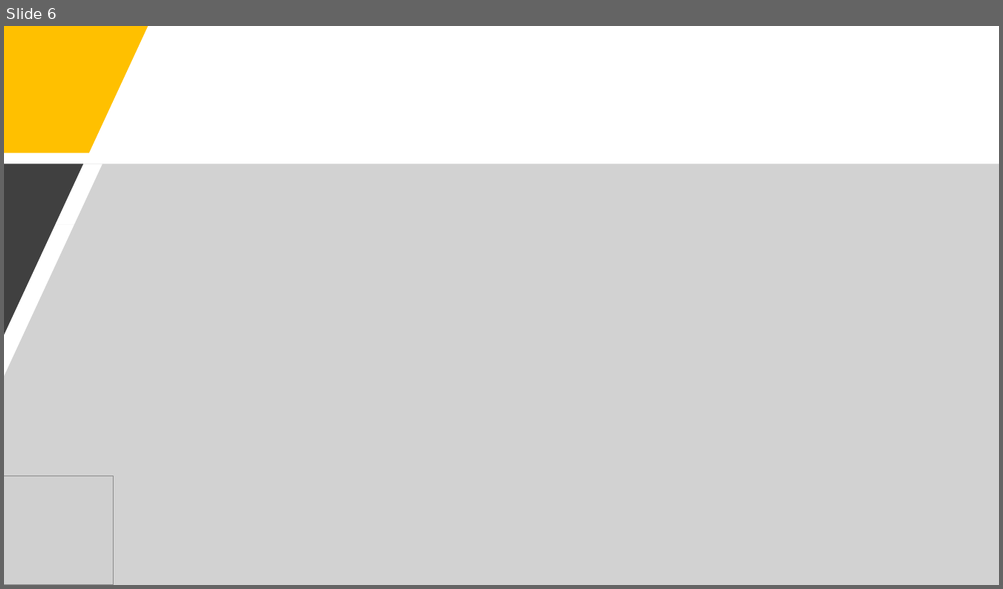
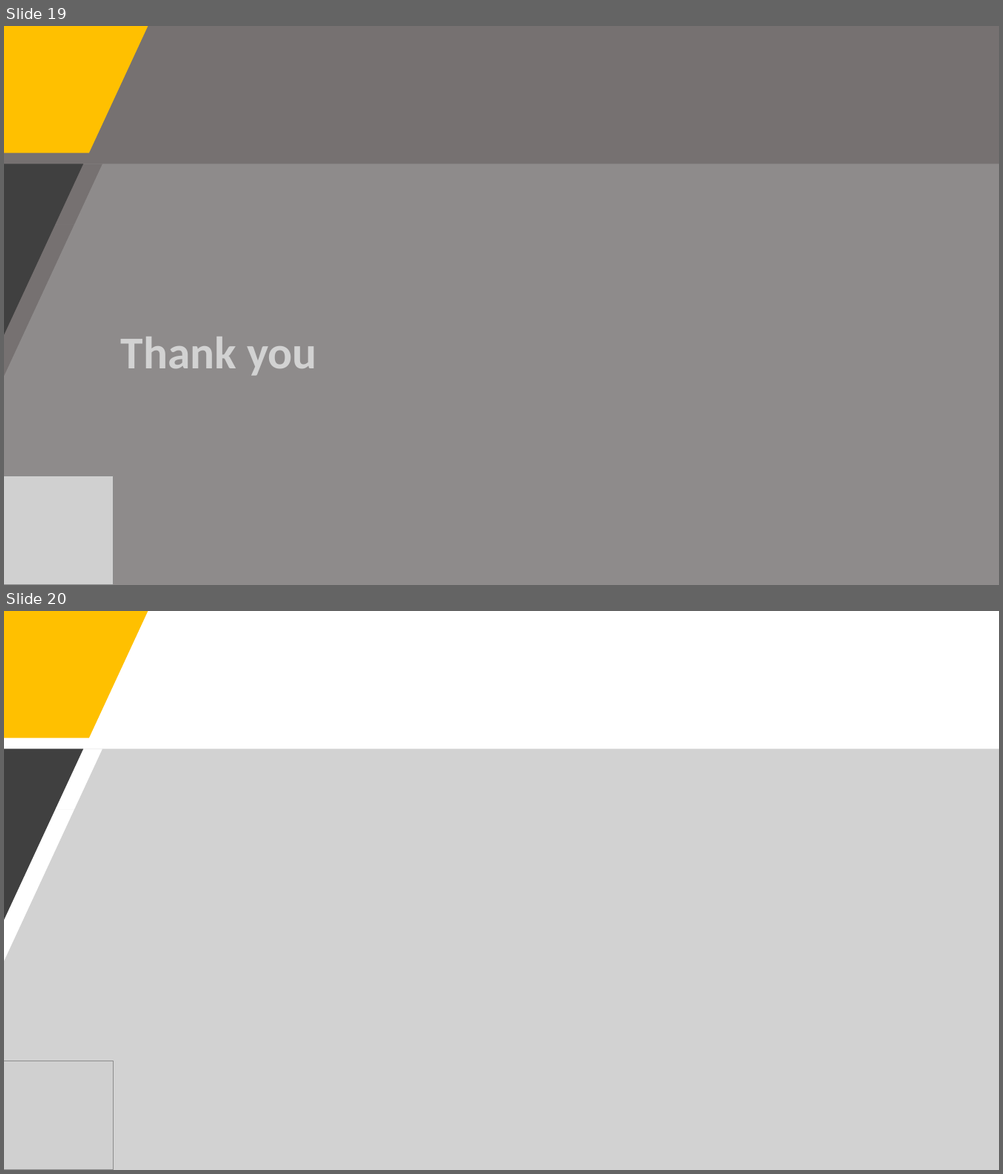
Before and after one commit to leonghchan/nfl-audience-analysis, a slide deck: NFL_Audience_Presentation.pptx. Shown one above the other, each under a label of ours: slide 6 before the commit, slides 19 and 20 after it. The pictures are 1003x589 and 1003x1174 pixels, drawn with LibreOffice and Linux fonts; fonts in the diff are those of the drawing; grey boxes stand for pictures. Boxes give left, top, right and bottom in pixels: in the first picture for what was removed or moved away, otherwise in the second. Text is boxed around its words. In the diff, an @@ line names an element or a change of style, - is before the commit and + after.

```diff
--- a/NFL_Audience_Presentation.pptx
+++ b/NFL_Audience_Presentation.pptx
@@ slide 19 added at <box>4,26,999,585</box>, background #767171 @@
@@ freeform shape added at <box>4,26,148,153</box>, fill #FFC000 @@
@@ freeform shape added at <box>4,164,999,585</box>, fill #A6A6A6 at 50% opacity @@
@@ freeform shape added at <box>4,164,83,335</box>, fill #404040 @@
@@ title added at <box>121,337,317,376</box>, 44 pt, text #FFFFFF, bold @@
+Thank you
@@ picture added at <box>4,476,114,585</box> @@
@@ what was slide 6 is now slide 20 @@
```
Also in this commit, not shown: 3 slides changed, 14 other slides added, 4 slides removed, 9 other files.
